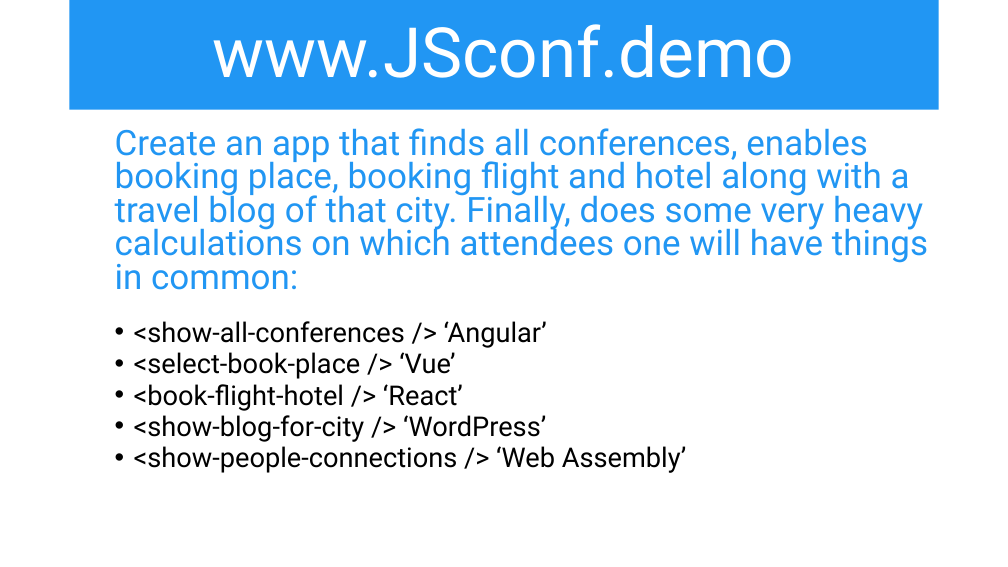
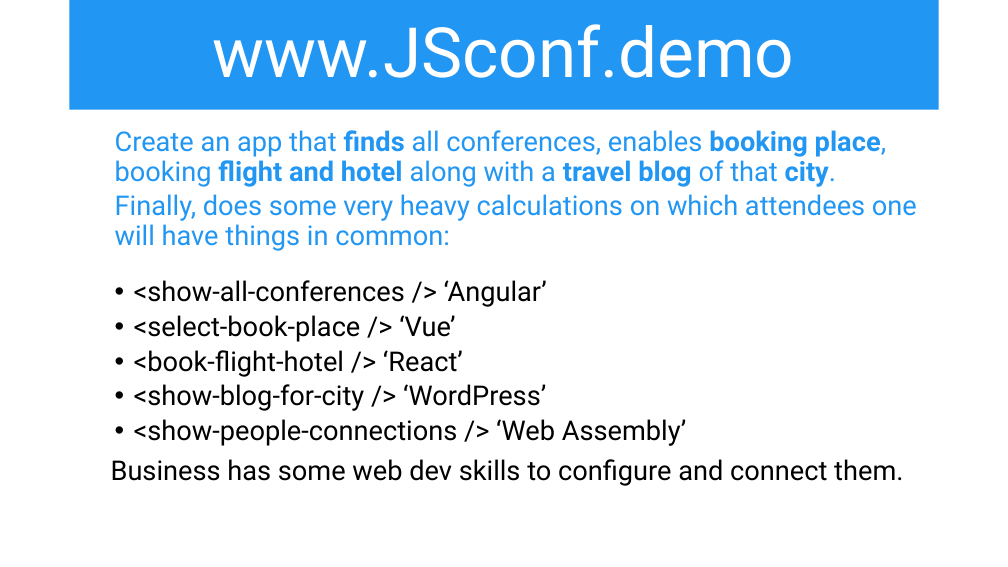
Before and after one commit to iwswordpress/WebComponents, a slide deck: slide 8 of webcomponents.pptx (slide 7 before the commit). Drawn at 1008x567 pixels with LibreOffice and Linux fonts; fonts in the diff are those of the drawing. Boxes give left, top, right and bottom in pixels: in the first picture for what was removed or moved away, otherwise in the second. Text is boxed around its words. In the diff, an @@ line names an element or a change of style, - is before the commit and + after.

Commit message:
talk edits

```diff
--- a/webcomponents.pptx
+++ b/webcomponents.pptx
@@ text at (x1=115, y1=130, x2=917, y2=251): text changed; size 33.3 to 25.9 pt @@
-  Create an app that finds all conferences, enables booking place, booking flight and hotel along with a travel blog of that city. Finally, does some very heavy calculations on which attendees one will have things in common:
+  Create an app that finds all conferences, enables booking place, booking flight and hotel along with a travel blog of that city.
+  Finally, does some very heavy calculations on which attendees one will have things in common:
@@ text at (x1=134, y1=280, x2=686, y2=446): line spacing 0.8 to 0.9 @@
@@ text at (x1=111, y1=459, x2=903, y2=486): paragraph added @@
+Business has some web dev skills to configure and connect them.
```
Also in this commit, not shown: 3 other slides changed, 1 slide added, 2 other files.
